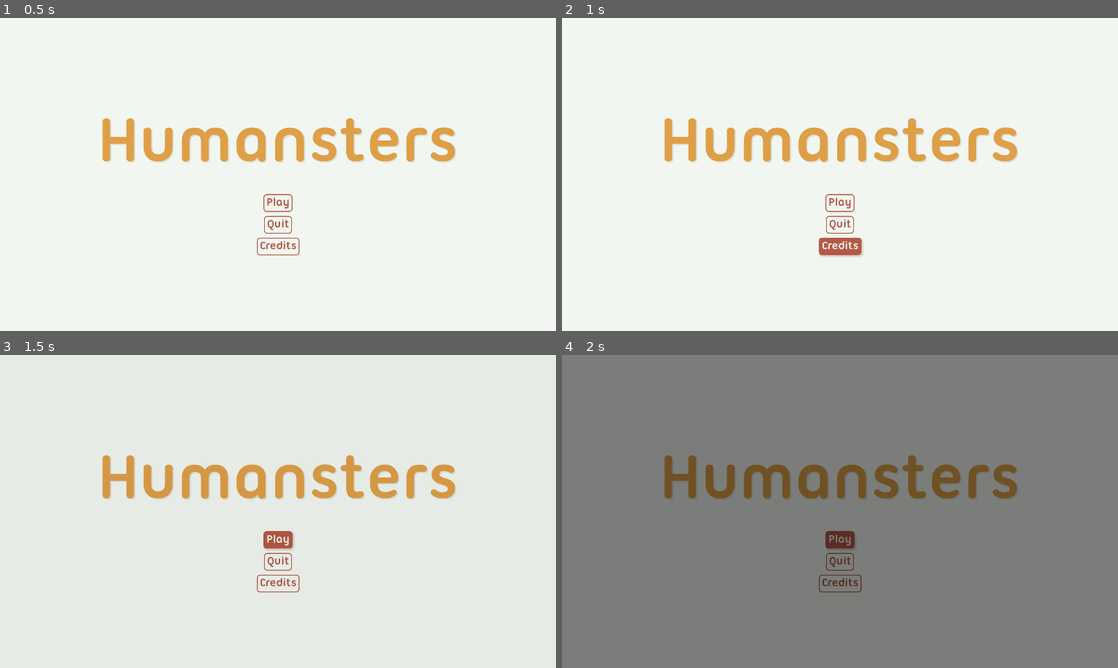
Above: before the commit, frames 1-4 (two rows, left to right).
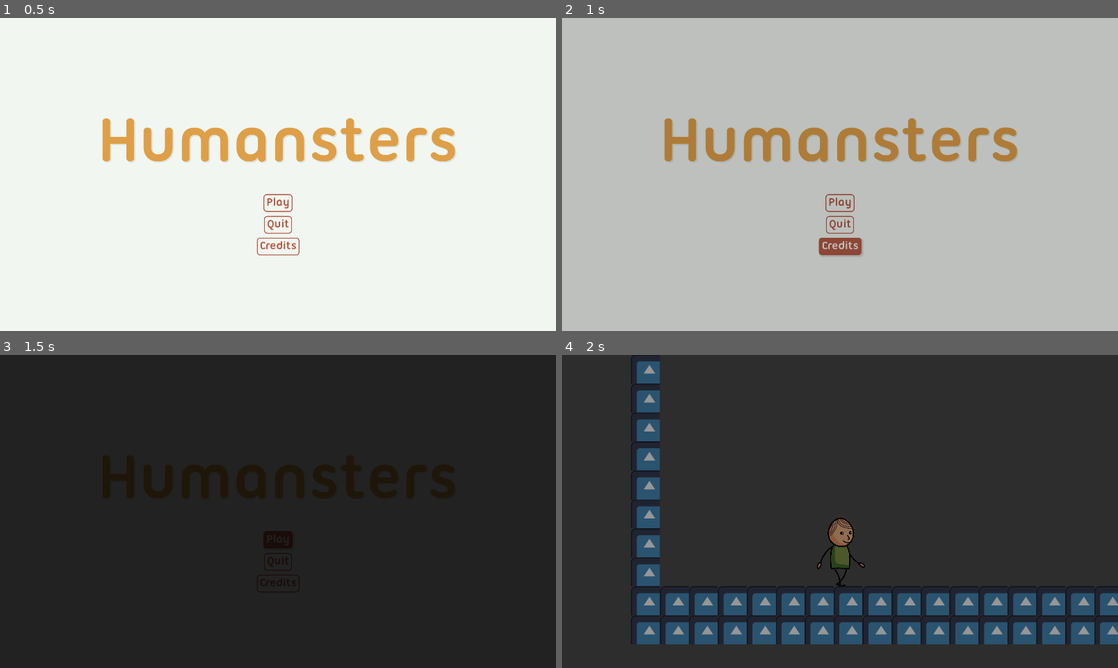
Above: after the commit, the same moments.

Repository: PingGames/GMTK-2023
Game: Godot game, scene res://scenes/welcome-screen.tscn
Same seed, same stepped clock (60 frames per second), same inputs: the game is played once before the commit and once after it. The engine's default icon, where the game draws it, is replaced by a stand-in: a white triangle on a blue panel in a dark square.
Inputs:
- Up to frame 1 (0.5 s): no input
- Up to frame 2 (1 s): click "Credits" at 0.5 s
- Up to frame 3 (1.5 s): click "Play" at 1.25 s
- Up to frame 4 (2 s): no input

Frame 1 is identical in both runs. In frame 2, 100% of the frame differs, in the area x 0-100%, y 0-100%; in frame 3, 100%; in frame 4, 100%.

Commit message:
Add credits screen

Diff:
--- /dev/null
+++ b/src/scenes/credits-screen.tscn
@@ -0,0 +1,113 @@
+[gd_scene load_steps=11 format=3 uid="uid://61jf3ecmbs4e"]
+
+[ext_resource type="Script" path="res://scripts/credits-screen.gd" id="1_an6vk"]
+[ext_resource type="FontFile" uid="uid://cywlilm2g8ve0" path="res://fonts/ubuntu-title/ubuntu-title.ttf" id="2_oylnv"]
+[ext_resource type="FontFile" uid="uid://dd0ycg7u8niwv" path="res://fonts/ubuntu-titling/ubuntu-titling-bold.ttf" id="3_gp1ud"]
+[ext_resource type="LabelSettings" uid="uid://18lf4n41ffca" path="res://styles/label-text.tres" id="4_55xk4"]
+[ext_resource type="StyleBox" uid="uid://bjnrrttliskwu" path="res://styles/button-normal.tres" id="4_yus1b"]
+[ext_resource type="StyleBox" uid="uid://ctjojhhv3g87d" path="res://styles/button-hover.tres" id="5_pfgrl"]
+[ext_resource type="StyleBox" uid="uid://bq7if880pxh6l" path="res://styles/button-pressed.tres" id="6_derg3"]
+
+[sub_resource type="Theme" id="Theme_trjcu"]
+default_font = ExtResource("2_oylnv")
+
+[sub_resource type="StyleBoxEmpty" id="StyleBoxEmpty_ihods"]
+content_margin_left = 40.0
+
+[sub_resource type="LabelSettings" id="LabelSettings_dckaf"]
+font = ExtResource("3_gp1ud")
+font_size = 226
+font_color = Color(0.870588, 0.623529, 0.278431, 1)
+shadow_color = Color(0, 0, 0, 0.0784314)
+shadow_offset = Vector2(4, 4)
+
+[node name="CreditsScreen" type="Node2D"]
+script = ExtResource("1_an6vk")
+
+[node name="Background" type="ColorRect" parent="."]
+offset_right = 1931.0
+offset_bottom = 1088.0
+size_flags_horizontal = 3
+size_flags_vertical = 3
+color = Color(0.945098, 0.964706, 0.941176, 1)
+
+[node name="Container" type="MarginContainer" parent="."]
+offset_right = 1921.0
+offset_bottom = 1088.0
+
+[node name="VBoxContainer" type="VBoxContainer" parent="Container"]
+layout_mode = 2
+alignment = 1
+
+[node name="Spacer" type="ColorRect" parent="Container/VBoxContainer"]
+custom_minimum_size = Vector2(0, 50)
+layout_mode = 2
+color = Color(1, 1, 1, 0)
+
+[node name="Title" type="Label" parent="Container/VBoxContainer"]
+layout_mode = 2
+theme = SubResource("Theme_trjcu")
+theme_override_colors/font_color = Color(0.505882, 0.580392, 0.278431, 1)
+theme_override_font_sizes/font_size = 125
+theme_override_styles/normal = SubResource("StyleBoxEmpty_ihods")
+text = "Credits"
+label_settings = SubResource("LabelSettings_dckaf")
+vertical_alignment = 1
+
+[node name="Spacer2" type="ColorRect" parent="Container/VBoxContainer"]
+custom_minimum_size = Vector2(0, 50)
+layout_mode = 2
+color = Color(1, 1, 1, 0)
+
+[node name="Title2" type="Label" parent="Container/VBoxContainer"]
+layout_mode = 2
+theme = SubResource("Theme_trjcu")
+theme_override_colors/font_color = Color(0.505882, 0.580392, 0.278431, 1)
+theme_override_font_sizes/font_size = 125
+theme_override_styles/normal = SubResource("StyleBoxEmpty_ihods")
+text = "Creating a game in 48 hours without using additional assets
+is almost impossible. Although we wrote the scripts and the
+ artwork is made by ouselves, the following sources should not
+be forgotten:
+
+* Music: Lorem ipsum dolor sit amet.
+* Sound Effects: Hello World, hello Universe!
+* ?
+
+This game has been made with Godot 4."
+label_settings = ExtResource("4_55xk4")
+vertical_alignment = 1
+
+[node name="Spacer3" type="ColorRect" parent="Container/VBoxContainer"]
+custom_minimum_size = Vector2(0, 50)
+layout_mode = 2
+color = Color(1, 1, 1, 0)
+
+[node name="HBoxContainer" type="HBoxContainer" parent="Container/VBoxContainer"]
+layout_mode = 2
+theme_override_constants/separation = 23
+
+[node name="Spacer" type="ColorRect" parent="Container/VBoxContainer/HBoxContainer"]
+layout_mode = 2
+
+[node name="Spacer2" type="ColorRect" parent="Container/VBoxContainer/HBoxContainer"]
+layout_mode = 2
+
+[node name="BackButton" type="Button" parent="Container/VBoxContainer/HBoxContainer"]
+layout_mode = 2
+size_flags_horizontal = 0
+size_flags_vertical = 4
+mouse_default_cursor_shape = 2
+theme_override_colors/font_color = Color(0.709804, 0.34902, 0.270588, 1)
+theme_override_colors/font_pressed_color = Color(0.945098, 0.964706, 0.941176, 1)
+theme_override_colors/font_hover_color = Color(0.945098, 0.964706, 0.941176, 1)
+theme_override_fonts/font = ExtResource("3_gp1ud")
+theme_override_font_sizes/font_size = 40
+theme_override_styles/normal = ExtResource("4_yus1b")
+theme_override_styles/hover = ExtResource("5_pfgrl")
+theme_override_styles/pressed = ExtResource("6_derg3")
+theme_override_styles/focus = ExtResource("5_pfgrl")
+text = "Back"
+alignment = 0
+
+[connection signal="pressed" from="Container/VBoxContainer/HBoxContainer/BackButton" to="." method="_on_back_button_pressed"]
--- a/src/scenes/welcome-screen.tscn
+++ b/src/scenes/welcome-screen.tscn
@@ -5,6 +5,7 @@
 [ext_resource type="StyleBox" uid="uid://bjnrrttliskwu" path="res://styles/button-normal.tres" id="2_uqn82"]
 [ext_resource type="FontFile" uid="uid://dd0ycg7u8niwv" path="res://fonts/ubuntu-titling/ubuntu-titling-bold.ttf" id="3_7sout"]
 [ext_resource type="StyleBox" uid="uid://ctjojhhv3g87d" path="res://styles/button-hover.tres" id="3_h4hl2"]
+[ext_resource type="LabelSettings" uid="uid://daa1p1mepc16f" path="res://styles/label-title.tres" id="3_y55dd"]
 [ext_resource type="StyleBox" uid="uid://bq7if880pxh6l" path="res://styles/button-pressed.tres" id="4_e0c3e"]
 
 [sub_resource type="Theme" id="Theme_trjcu"]
@@ -12,13 +13,6 @@
 
 [sub_resource type="StyleBoxEmpty" id="StyleBoxEmpty_ihods"]
 content_margin_left = 40.0
-
-[sub_resource type="LabelSettings" id="LabelSettings_dckaf"]
-font = ExtResource("3_7sout")
-font_size = 226
-font_color = Color(0.870588, 0.623529, 0.278431, 1)
-shadow_color = Color(0, 0, 0, 0.0784314)
-shadow_offset = Vector2(4, 4)
 
 [node name="WelcomeScreen" type="Node2D"]
 script = ExtResource("1_p4mch")
@@ -50,7 +44,7 @@
 theme_override_font_sizes/font_size = 125
 theme_override_styles/normal = SubResource("StyleBoxEmpty_ihods")
 text = "Humansters"
-label_settings = SubResource("LabelSettings_dckaf")
+label_settings = ExtResource("3_y55dd")
 horizontal_alignment = 1
 vertical_alignment = 1
 
@@ -117,4 +111,5 @@
 [connection signal="pressed" from="Container/VBoxContainer/VBoxContainer/PlayButton" to="." method="_on_retry_button_pressed" flags=18]
 [connection signal="pressed" from="Container/VBoxContainer/VBoxContainer/QuitButton" to="." method="_on_quit_button_pressed"]
 [connection signal="pressed" from="Container/VBoxContainer/VBoxContainer/QuitButton" to="." method="_on_menu_button_pressed" flags=18]
+[connection signal="pressed" from="Container/VBoxContainer/VBoxContainer/CreditsButton" to="." method="_on_credits_button_pressed"]
 [connection signal="pressed" from="Container/VBoxContainer/VBoxContainer/CreditsButton" to="." method="_on_menu_button_pressed" flags=18]
--- a/src/scenes/yippee-screen.tscn
+++ b/src/scenes/yippee-screen.tscn
@@ -4,6 +4,7 @@
 [ext_resource type="Texture2D" uid="uid://cyovlw6bv0f13" path="res://sprites/you-got-caught-screen.png" id="2_cqtnw"]
 [ext_resource type="FontFile" uid="uid://cywlilm2g8ve0" path="res://fonts/ubuntu-title/ubuntu-title.ttf" id="3_a8pdj"]
 [ext_resource type="StyleBox" uid="uid://bjnrrttliskwu" path="res://styles/button-normal.tres" id="4_4bma8"]
+[ext_resource type="LabelSettings" uid="uid://daa1p1mepc16f" path="res://styles/label-title.tres" id="4_sphhl"]
 [ext_resource type="FontFile" uid="uid://dd0ycg7u8niwv" path="res://fonts/ubuntu-titling/ubuntu-titling-bold.ttf" id="4_tjx1b"]
 [ext_resource type="LabelSettings" uid="uid://18lf4n41ffca" path="res://styles/label-text.tres" id="5_13c4k"]
 [ext_resource type="StyleBox" uid="uid://ctjojhhv3g87d" path="res://styles/button-hover.tres" id="5_mvstt"]
@@ -14,13 +15,6 @@
 
 [sub_resource type="StyleBoxEmpty" id="StyleBoxEmpty_7t3sb"]
 content_margin_left = 40.0
-
-[sub_resource type="LabelSettings" id="LabelSettings_anq2g"]
-font = ExtResource("4_tjx1b")
-font_size = 226
-font_color = Color(0.870588, 0.623529, 0.278431, 1)
-shadow_color = Color(0, 0, 0, 0.0784314)
-shadow_offset = Vector2(4, 4)
 
 [sub_resource type="StyleBoxEmpty" id="StyleBoxEmpty_w3ktg"]
 content_margin_left = 40.0
@@ -55,7 +49,7 @@
 theme_override_font_sizes/font_size = 125
 theme_override_styles/normal = SubResource("StyleBoxEmpty_7t3sb")
 text = "Yippee!"
-label_settings = SubResource("LabelSettings_anq2g")
+label_settings = ExtResource("4_sphhl")
 vertical_alignment = 1
 
 [node name="ColorRect2" type="ColorRect" parent="Container/VBoxContainer"]
--- a/src/scenes/you-got-caught-screen.tscn
+++ b/src/scenes/you-got-caught-screen.tscn
@@ -5,6 +5,7 @@
 [ext_resource type="FontFile" uid="uid://cywlilm2g8ve0" path="res://fonts/ubuntu-title/ubuntu-title.ttf" id="3_hpgqe"]
 [ext_resource type="FontFile" uid="uid://dd0ycg7u8niwv" path="res://fonts/ubuntu-titling/ubuntu-titling-bold.ttf" id="4_8yig0"]
 [ext_resource type="StyleBox" uid="uid://bjnrrttliskwu" path="res://styles/button-normal.tres" id="4_l6lnb"]
+[ext_resource type="LabelSettings" uid="uid://daa1p1mepc16f" path="res://styles/label-title.tres" id="4_o6exv"]
 [ext_resource type="StyleBox" uid="uid://ctjojhhv3g87d" path="res://styles/button-hover.tres" id="5_kmmye"]
 [ext_resource type="LabelSettings" uid="uid://18lf4n41ffca" path="res://styles/label-text.tres" id="5_o5i42"]
 [ext_resource type="StyleBox" uid="uid://bq7if880pxh6l" path="res://styles/button-pressed.tres" id="6_wl25v"]
@@ -14,13 +15,6 @@
 
 [sub_resource type="StyleBoxEmpty" id="StyleBoxEmpty_7t3sb"]
 content_margin_left = 40.0
-
-[sub_resource type="LabelSettings" id="LabelSettings_anq2g"]
-font = ExtResource("4_8yig0")
-font_size = 226
-font_color = Color(0.870588, 0.623529, 0.278431, 1)
-shadow_color = Color(0, 0, 0, 0.0784314)
-shadow_offset = Vector2(4, 4)
 
 [sub_resource type="StyleBoxEmpty" id="StyleBoxEmpty_w3ktg"]
 content_margin_left = 40.0
@@ -56,7 +50,7 @@
 theme_override_styles/normal = SubResource("StyleBoxEmpty_7t3sb")
 text = "You got
 caught!"
-label_settings = SubResource("LabelSettings_anq2g")
+label_settings = ExtResource("4_o6exv")
 vertical_alignment = 1
 
 [node name="ColorRect2" type="ColorRect" parent="Container/VBoxContainer"]
--- /dev/null
+++ b/src/scripts/credits-screen.gd
@@ -0,0 +1,5 @@
+extends Node2D
+
+
+func _on_back_button_pressed():
+	SceneTransition.change_scene_to_file("res://scenes/welcome-screen.tscn", 0.0)
--- a/src/scripts/welcome-screen.gd
+++ b/src/scripts/welcome-screen.gd
@@ -10,5 +10,4 @@
 
 
 func _on_credits_button_pressed():
-	# TODO: Add this scene
-	pass
+	SceneTransition.change_scene_to_file("res://scenes/credits-screen.tscn", 0.0)
--- /dev/null
+++ b/src/styles/label-title.tres
@@ -0,0 +1,10 @@
+[gd_resource type="LabelSettings" load_steps=2 format=3 uid="uid://daa1p1mepc16f"]
+
+[ext_resource type="FontFile" uid="uid://dd0ycg7u8niwv" path="res://fonts/ubuntu-titling/ubuntu-titling-bold.ttf" id="1_n7j8j"]
+
+[resource]
+font = ExtResource("1_n7j8j")
+font_size = 226
+font_color = Color(0.870588, 0.623529, 0.278431, 1)
+shadow_color = Color(0, 0, 0, 0.0784314)
+shadow_offset = Vector2(4, 4)
